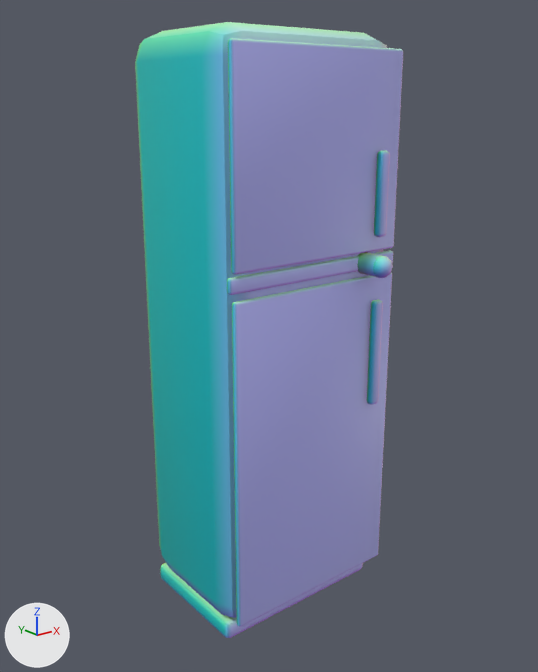
Before and after pictures for a commit that changed the glTF model game/art3d/props/fridge.glb.
One viewpoint serves both versions: a camera (50 mm lens) standing at (-1.533, -1.93, 1.742) and looking at (-0.016, -0.033, 0.983). The axes (+X, +Y, +Z) are drawn at lower left. The lights are the same throughout. The picture after the commit comes second. Vertices at exactly the same position are counted once.

In view in the first picture: 'fridge'.
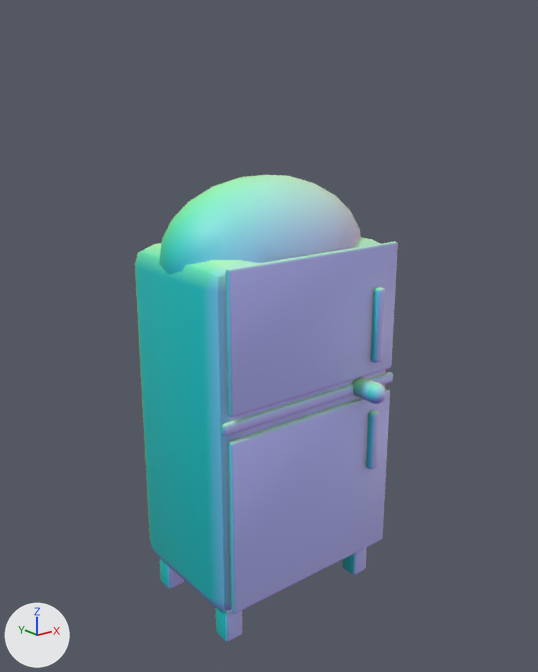
What differs and where, as boxes (x1, y1, x2, y2) in the pictures (538 x 672 px; the box of a moved part takes in the faces that stretch with it):
'fridge', reshaped (24% shorter): before (135, 22, 403, 638); after (135, 175, 398, 642)
part 1 of me_fridge, moved or reshaped: before (135, 22, 387, 618); after (160, 559, 184, 589)
part 2 of me_fridge, added: after (159, 175, 361, 275)
part 3 of me_fridge, moved or reshaped: before (232, 273, 392, 627); after (221, 372, 393, 436)
part 4 of me_fridge, moved or reshaped: before (228, 38, 403, 274); after (226, 241, 398, 417)
part 5 of me_fridge, moved or reshaped: before (374, 150, 390, 237); after (371, 287, 386, 363)
part 6 of me_fridge, added (blue): after (229, 390, 390, 614)
part 7 of me_fridge, moved or reshaped: before (367, 299, 383, 405); after (366, 410, 380, 469)
part 8 of me_fridge, moved or reshaped: before (357, 252, 382, 278); after (352, 377, 380, 402)
part 9 of me_fridge, moved or reshaped: before (373, 256, 393, 278); after (368, 383, 386, 404)
part 10 of me_fridge, added: after (216, 608, 242, 642)
part 11 of me_fridge, added: after (342, 547, 367, 575)
part 12 of me_fridge, added (cyan): after (135, 237, 385, 611)
part 13 of me_fridge, deleted (blue): before (227, 250, 393, 295)
part 14 of me_fridge, deleted: before (160, 563, 363, 638)

The edits, one by one:
me_fridge is used by ob_fridge; location (0.0, 0.0, 0.0).
me_fridge had 464 vertices, 892 faces and spanned x -0.35..0.35, y -0.37..0.27, z 0.0..1.95.
me_fridge now has 898 vertices, 1744 faces and spans x -0.38..0.38, y -0.37..0.27, z 0.0..1.52.
me_fridge part 1: the loose piece of 56 vertices spanning x -0.35..0.35, y -0.25..0.27, z 0.06..1.95 is scaled about its middle by (0.0983, 0.14, 0.0664), then moved by (-0.3, 0.19, -0.94).
me_fridge part 2: a new loose piece, a UV sphere (24 segments, 12 rings, poles along z) spanning x -0.38..0.38, y -0.25..0.27, z 1.0..1.52, in mat_defaultmaterial.
me_fridge part 3: the loose piece of 56 vertices spanning x -0.33..0.33, y -0.27..-0.25, z 0.1..1.2 is scaled about its middle by (1.12, 1.1, 0.0263), then moved by (0.0, 0.01, 0.16).
me_fridge part 4: the loose piece of 56 vertices spanning x -0.33..0.33, y -0.27..-0.25, z 1.28..1.9 is scaled about its middle by (1.06, 1, 0.721), then moved by (0.0, 0.0, -0.51).
me_fridge part 5: the loose piece of 56 vertices spanning x 0.22..0.26, y -0.3..-0.27, z 1.33..1.6 is moved by (0.01, 0.0, -0.44).
me_fridge part 6: the loose piece of 56 vertices spanning x -0.33..0.33, y -0.27..-0.25, z 0.1..1.2 is copied, and the copy is scaled about its middle by (1.06, 1, 0.55), then moved by (0.0, 0.0, -0.19); it spans x -0.35..0.35, y -0.27..-0.25, z 0.16..0.77.
me_fridge part 7: the loose piece of 56 vertices spanning x 0.22..0.26, y -0.3..-0.27, z 0.75..1.12 is scaled about its middle by (1, 1, 0.579), then moved by (0.01, 0.0, -0.32).
me_fridge part 8: the loose piece of 20 vertices spanning x 0.17..0.23, y -0.34..-0.24, z 1.21..1.28 is moved by (0.0, 0.0, -0.43).
me_fridge part 9: the loose piece of 52 vertices spanning x 0.16..0.24, y -0.37..-0.3, z 1.21..1.28 is moved by (0.0, 0.0, -0.43).
me_fridge part 10: a new loose piece of 56 vertices spanning x -0.34..-0.26, y -0.2..-0.14, z 0.0..0.13, in mat_defaultmaterial.
me_fridge part 11: a new loose piece of 56 vertices spanning x 0.26..0.34, y -0.2..-0.14, z 0.0..0.13, in mat_defaultmaterial.
me_fridge part 12: a new loose piece of 56 vertices spanning x -0.38..0.38, y -0.25..0.27, z 0.12..1.3, in mat_defaultmaterial.
me_fridge part 13: the loose piece of 56 vertices spanning x -0.34..0.34, y -0.26..-0.24, z 1.22..1.27 is deleted.
Part 14, on me_fridge:
56 vertices are removed from x -0.33..0.33, y -0.2..0.25, z 0.0..0.07.
108 faces are deleted.
Other edits to the shape of me_fridge do not show in these pictures.
